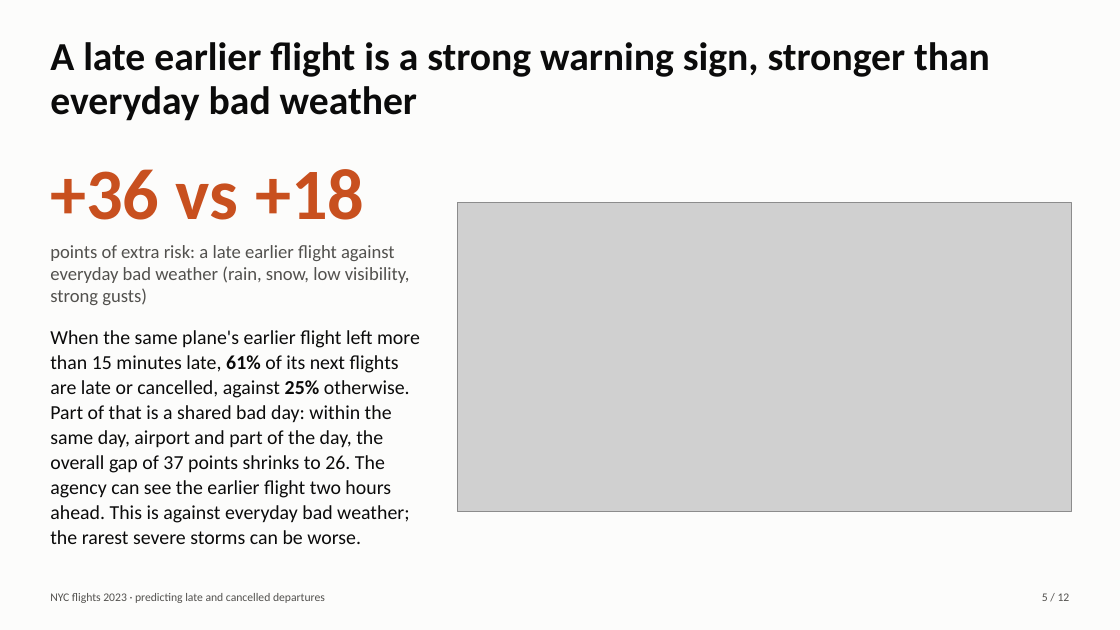
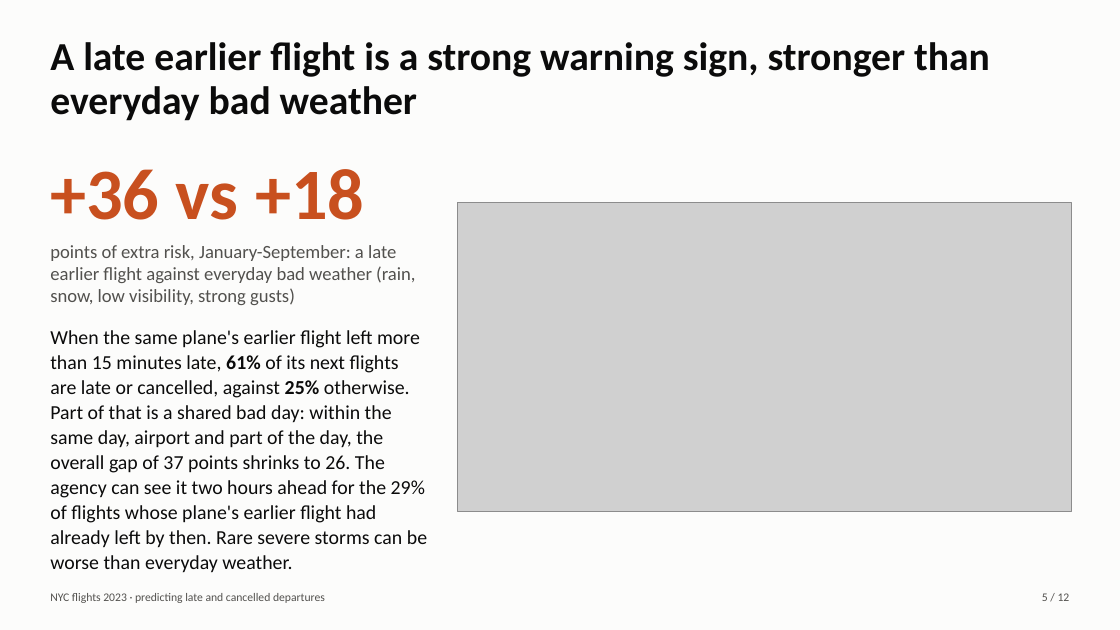
Before and after one commit to bssam99/nyc-flights-2023-delay-prediction, a slide deck: slide 5 of slides/deck.pptx. Drawn at 1120x630 pixels with LibreOffice and Linux fonts; fonts in the diff are those of the drawing; grey boxes stand for pictures. Boxes give left, top, right and bottom in pixels: in the first picture for what was removed or moved away, otherwise in the second. Text is boxed around its words. In the diff, an @@ line names an element or a change of style, - is before the commit and + after.

```diff
--- a/slides/deck.pptx
+++ b/slides/deck.pptx
@@ text at (x1=50, y1=245, x2=415, y2=305): text changed @@
-points of extra risk: a late earlier flight against everyday bad weather (rain, snow, low visibility, strong gusts)
+points of extra risk, January-September: a late earlier flight against everyday bad weather (rain, snow, low visibility, strong gusts)
@@ text at (x1=50, y1=330, x2=427, y2=573): text changed @@
-When the same plane's earlier flight left more than 15 minutes late, 61% of its next flights are late or cancelled, against 25% otherwise. Part of that is a shared bad day: within the same day, airport and part of the day, the overall gap of 37 points shrinks to 26. The agency can see the earlier flight two hours ahead. This is against everyday bad weather; the rarest severe storms can be worse.
+When the same plane's earlier flight left more than 15 minutes late, 61% of its next flights are late or cancelled, against 25% otherwise. Part of that is a shared bad day: within the same day, airport and part of the day, the overall gap of 37 points shrinks to 26. The agency can see it two hours ahead for the 29% of flights whose plane's earlier flight had already left by then. Rare severe storms can be worse than everyday weather.
```
Also in this commit, not shown: 7 other slides changed, 21 other files.
